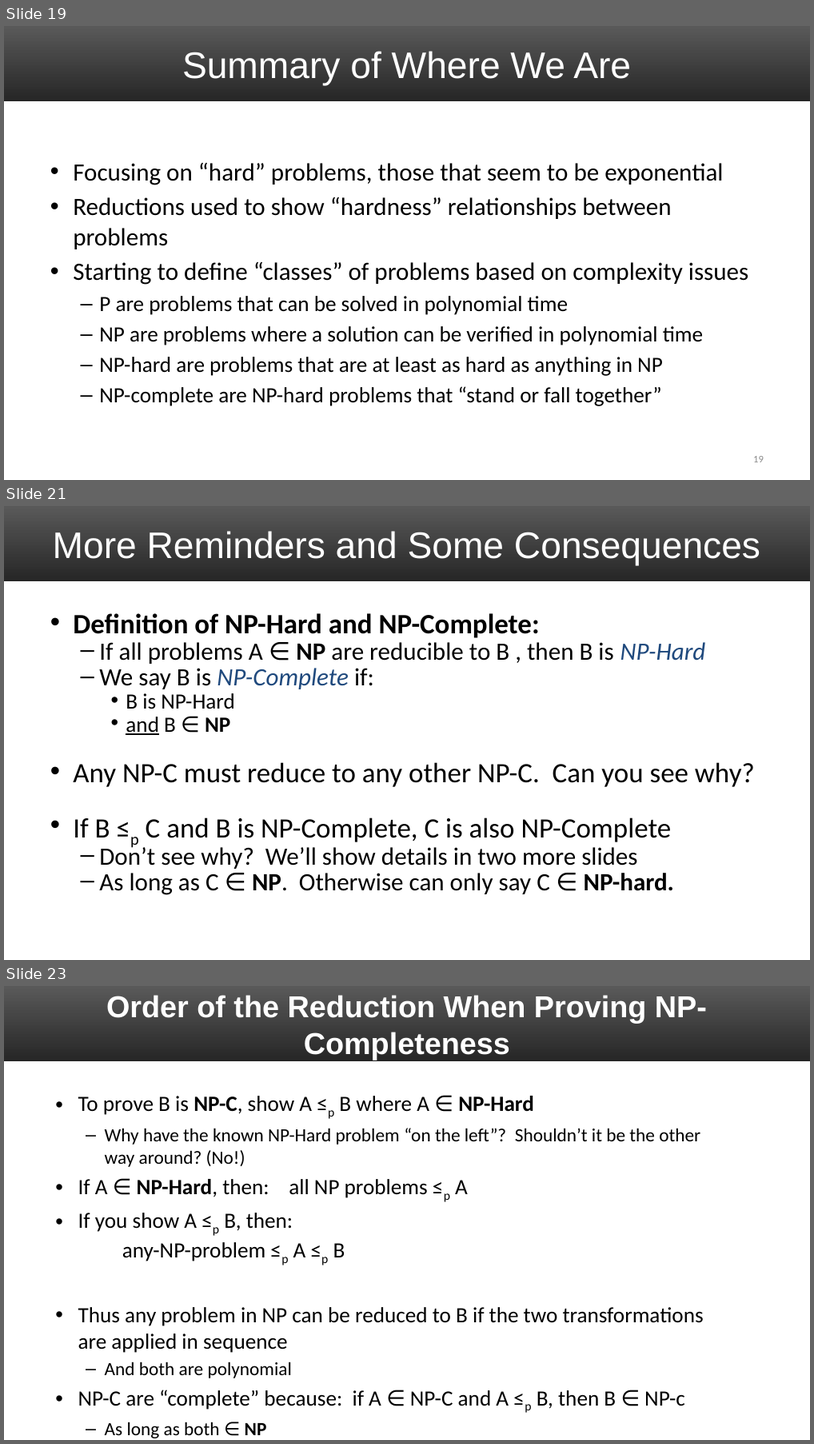
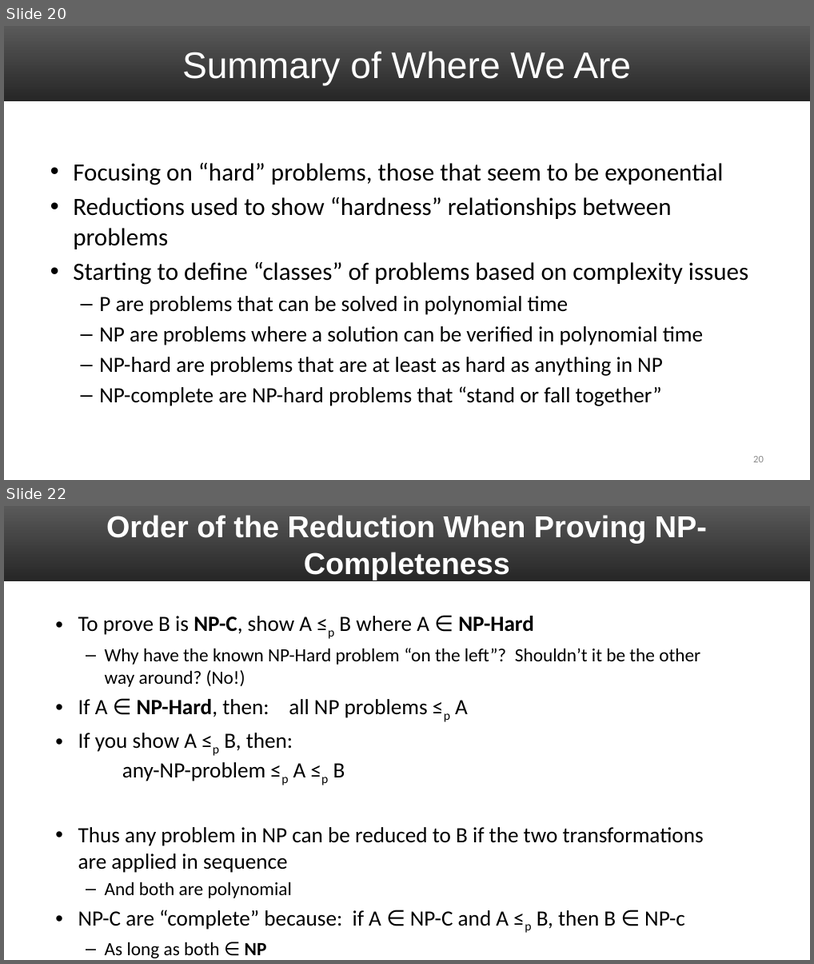
Before and after one commit to markfloryan/dsa2, a slide deck: slides/07-NPCIntro.pptx. Shown one above the other, each under a label of ours: slides 19, 21 and 23 before the commit, slides 20 and 22 after it; the slides between them are not shown. The pictures are 814x1444 and 814x964 pixels, drawn with LibreOffice and Linux fonts; fonts in the diff are those of the drawing. Boxes give left, top, right and bottom in pixels: in the first picture for what was removed or moved away, otherwise in the second. Text is boxed around its words. In the diff, an @@ line names an element or a change of style, - is before the commit and + after.

```diff
--- a/slides/07-NPCIntro.pptx
+++ b/slides/07-NPCIntro.pptx
@@ slide 21 removed at (4,506,810,960), background #FFFFFF; not listed: 1 template element that a slide beside it also shows @@
@@ title removed at (53,531,761,566) @@
-More Reminders and Some Consequences
@@ text removed at (73,613,755,895) @@
-• Definition of NP-Hard and NP-Complete:
-  – If all problems A ∈ NP are reducible to B , then B is NP-Hard
-  – We say B is NP-Complete if:
-    • B is NP-Hard
-    • and B ∈ NP
-• Any NP-C must reduce to any other NP-C. Can you see why?
-• If B ≤p C and B is NP-Complete, C is also NP-Complete
-  – Don’t see why? We’ll show details in two more slides
-  – As long as C ∈ NP. Otherwise can only say C ∈ NP-hard.
@@ what was slide 19 is now slide 20 @@
@@ page number at (754,456,764,462): text changed @@
-19
+20
@@ what was slide 23 is now slide 22 @@
```
Also in this commit, not shown: 2 slides changed, 11 slides added, 1 other slide removed, 2 other files.
